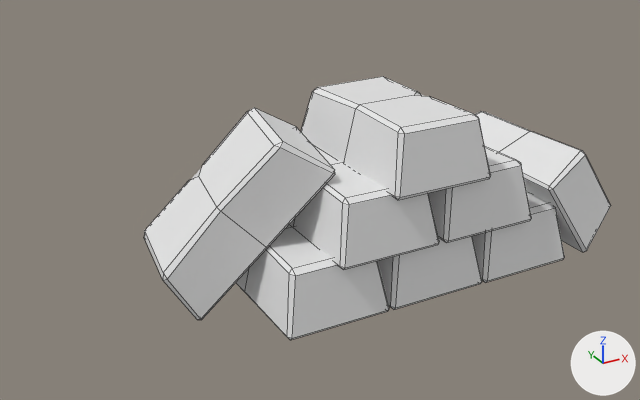
What one commit did to the FBX model Assets/Oversmith/Objects/Gameplay/Dispensers/IngotPile/IngotPile.fbx.
Before and after are seen from a camera (50 mm lens) standing at (2.93, -2.74, 1.67) and looking at (4.42, -0.03, 0.31). The lights are fixed; the arrows at lower right show +X, +Y and +Z. Mesh edges are drawn as thin lines.

Objects in the first picture: 'IngotPile'.
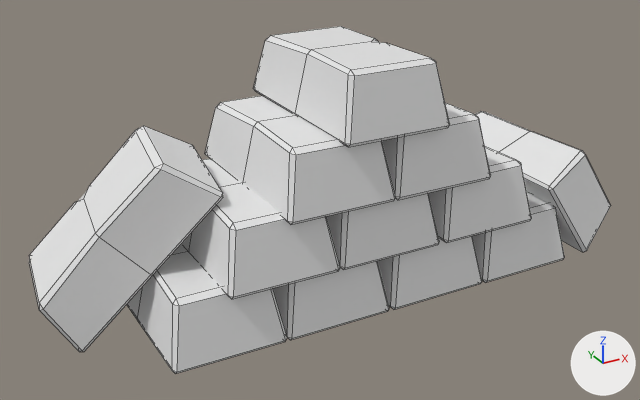
Boxes [x1, y1, x2, y2] around the edits, measured in the pictures (640 x 400 px; the box of a moved part takes in the faces that stretch with it):
'IngotPile', reshaped (25% wider, 32% taller)
    before: [144, 77, 611, 340]
    after: [29, 26, 611, 374]
part 1 of me_cube_007, added
    after: [127, 244, 287, 374]
part 2 of me_cube_007, added
    after: [182, 158, 340, 299]
part 3 of me_cube_007, added
    after: [205, 96, 395, 225]
part 4 of me_cube_007, added
    after: [253, 26, 450, 147]
part 5 of me_cube_007, moved or reshaped
    before: [144, 108, 335, 320]
    after: [29, 126, 223, 352]

What changed in the scene script:
```text
Change me_cube_007:
    used by ob_ingotpile; location = (5.53, 0.343, 0.02)
    remove me_cube_007.from_pydata(...)  # 288 vertices, 274 faces; spans x -1.75..0.12, y -0.73..0.02, z -0.06..0.64
    add me_cube_007.from_pydata(...)  # 432 vertices, 412 faces; spans x -2.18..0.12, y -0.73..0.02, z -0.06..0.87
    me_cube_007 part 1: the loose piece of 36 vertices spanning x -1.43..-1.0, y -0.73..0.02, z -0.04..0.2 is copied, and the copy is moved by (-0.42, 0.0, 0.0); it spans x -1.85..-1.43, y -0.73..0.02, z -0.04..0.2
    me_cube_007 part 2: the loose piece of 36 vertices spanning x -1.22..-0.79, y -0.73..0.02, z 0.18..0.42 is copied, and the copy is moved by (-0.42, 0.0, 0.0); it spans x -1.64..-1.21, y -0.73..0.02, z 0.18..0.42
    me_cube_007 part 3: the loose piece of 36 vertices spanning x -1.0..-0.57, y -0.73..0.02, z 0.4..0.64 is copied, and the copy is moved by (-0.42, 0.0, 0.0); it spans x -1.42..-0.99, y -0.73..0.02, z 0.4..0.64
    me_cube_007 part 4: the loose piece of 36 vertices spanning x -1.0..-0.57, y -0.73..0.02, z 0.4..0.64 is copied, and the copy is moved by (-0.2, 0.0, 0.23); it spans x -1.2..-0.78, y -0.73..0.02, z 0.63..0.87
    me_cube_007 part 5
    23 vertices in x -1.75..-1.08, y -0.53..-0.01, z -0.06..0.62 move by (-0.43, 0.0, 0.0)
    13 vertices in x -1.74..-1.28, y -0.48..0.0, z -0.06..0.61 move by (-0.44, 0.0, 0.0)
```
